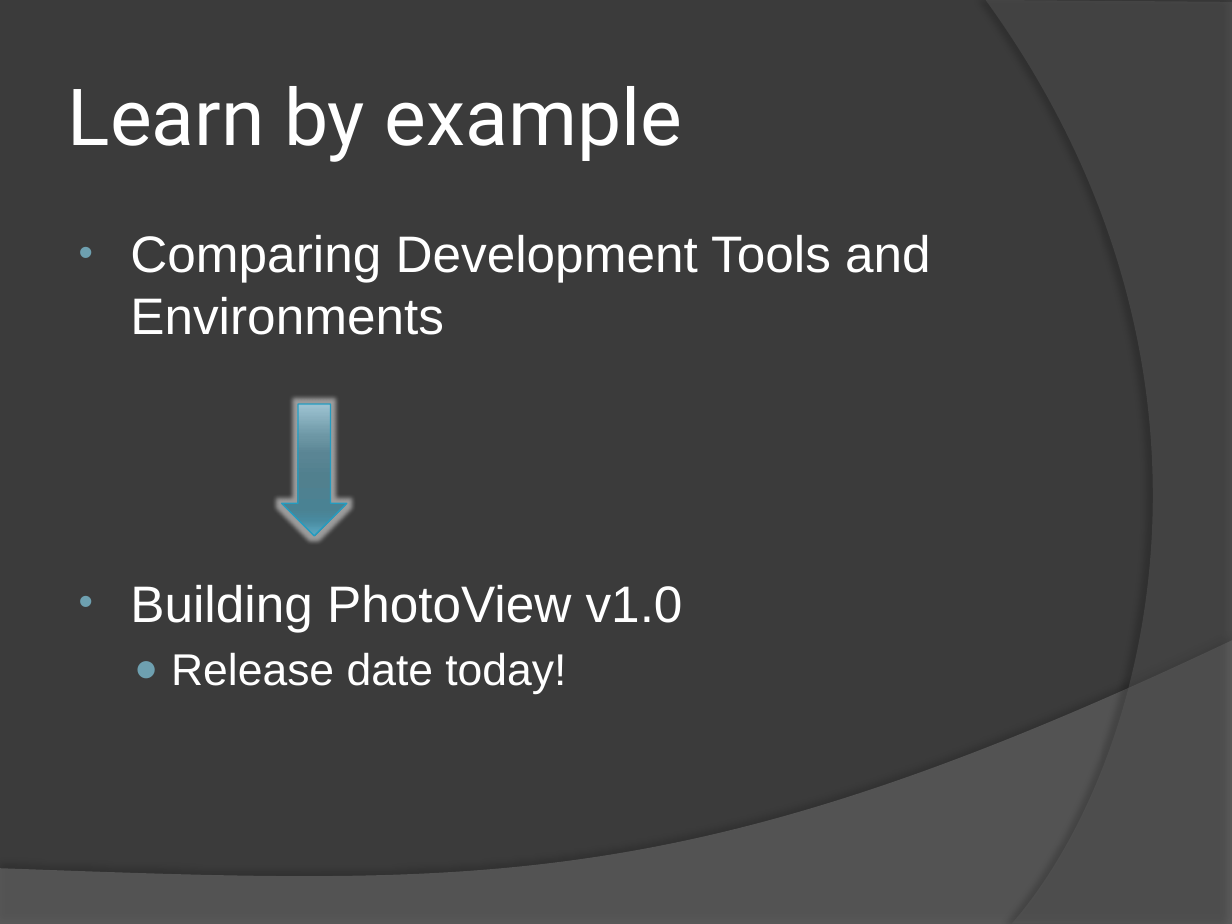
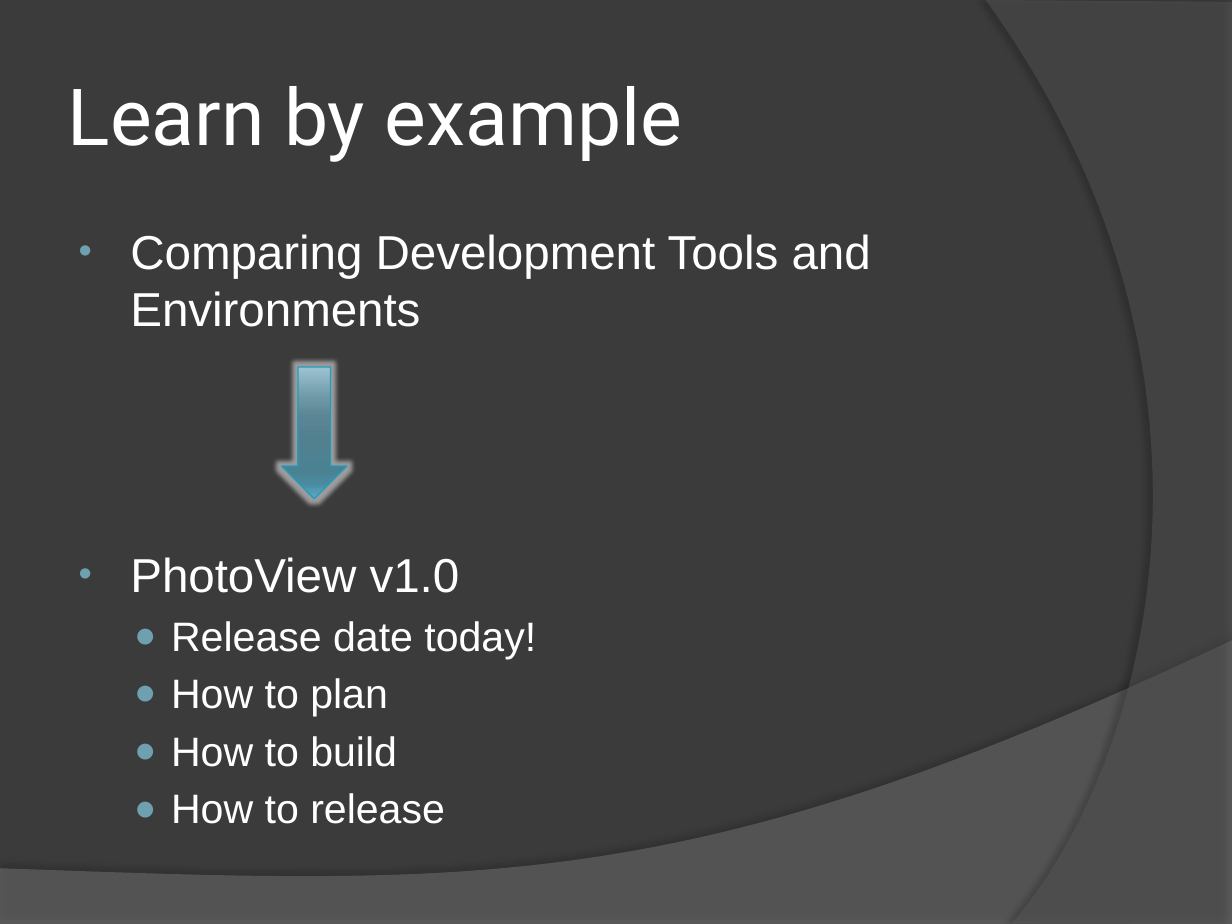
Before and after one commit to gwaller/DevToolsPresentation, a slide deck: slide 4 of presentation/DevTools_Presentation_270912.pptx (slide 3 before the commit). Drawn at 1232x924 pixels with LibreOffice and Linux fonts; fonts in the diff are those of the drawing. Boxes give left, top, right and bottom in pixels: in the first picture for what was removed or moved away, otherwise in the second. Text is boxed around its words. In the diff, an @@ line names an element or a change of style, - is before the commit and + after.

Commit message:
Some minor alterations - added a new slides, re-ordered some, minor text changes

```diff
--- a/presentation/DevTools_Presentation_270912.pptx
+++ b/presentation/DevTools_Presentation_270912.pptx
@@ text at (130, 234, 871, 659): size 30 to 27.8 pt in "Comparing Development Tools and Environments"; size 26 to 24.1 pt in "Release date today!" @@
@@ down arrow: place and size @@
-down arrow at (282, 404, 347, 536)
+down arrow at (282, 367, 347, 499)
@@ text at (130, 557, 460, 593): text changed; size 30 to 27.8 pt @@
-• Building PhotoView v1.0
+• PhotoView v1.0
@@ text at (171, 678, 445, 824): paragraphs added @@
+  ● How to plan
+  ● How to build
+  ● How to release
```
Also in this commit, not shown: 3 other slides changed, 2 slides added, 1 slide removed.
